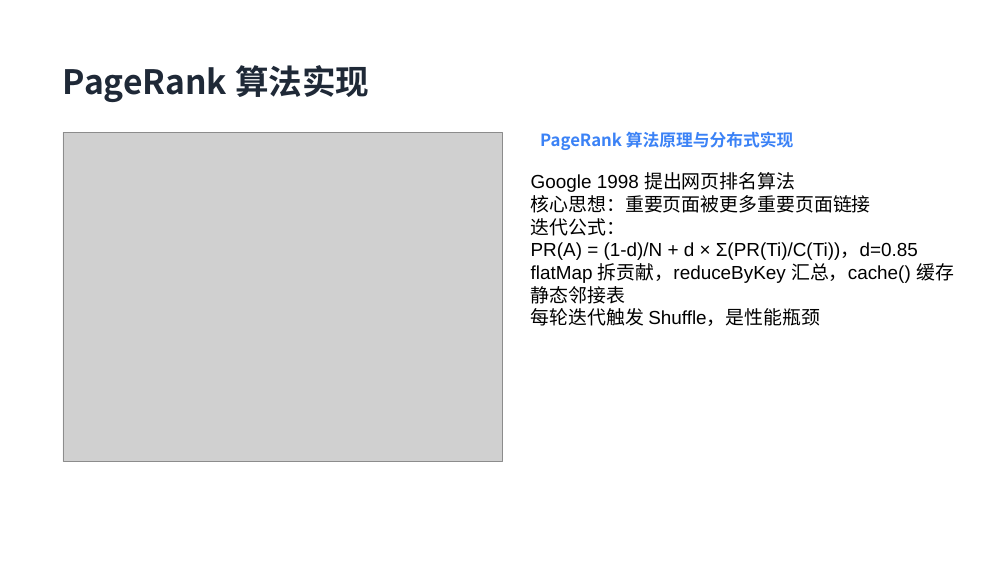
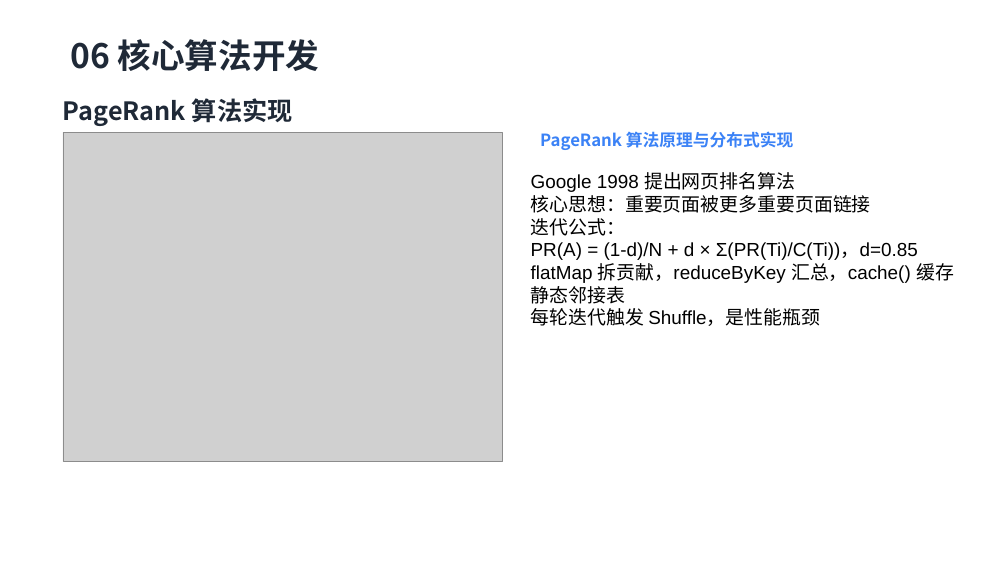
Before and after one commit to fxq45/spark-distributed-lab, a slide deck: slide 11 of docs/基于Apache Spark的分布式计算实验-内容修改.pptx. Drawn at 1008x567 pixels with LibreOffice and Linux fonts; fonts in the diff are those of the drawing; grey boxes stand for pictures. Boxes give left, top, right and bottom in pixels: in the first picture for what was removed or moved away, otherwise in the second. Text is boxed around its words. In the diff, an @@ line names an element or a change of style, - is before the commit and + after.

```diff
--- a/docs/基于Apache Spark的分布式计算实验-内容修改.pptx
+++ b/docs/基于Apache Spark的分布式计算实验-内容修改.pptx
@@ text added at <box>70,39,320,71</box>, 32 pt, text #1F2937, bold @@
+06 核心算法开发
@@ text "PageRank 算法实现": place and size @@
-text "PageRank 算法实现" at <box>63,65,369,102</box>
+text "PageRank 算法实现" at <box>63,98,293,126</box>
@@ text "PageRank 算法实现" at <box>63,98,293,126</box>: size 32 to 24 pt @@
```
Also in this commit, not shown: 11 other slides changed, 1 slide added, 1 slide removed, 8 other files.
